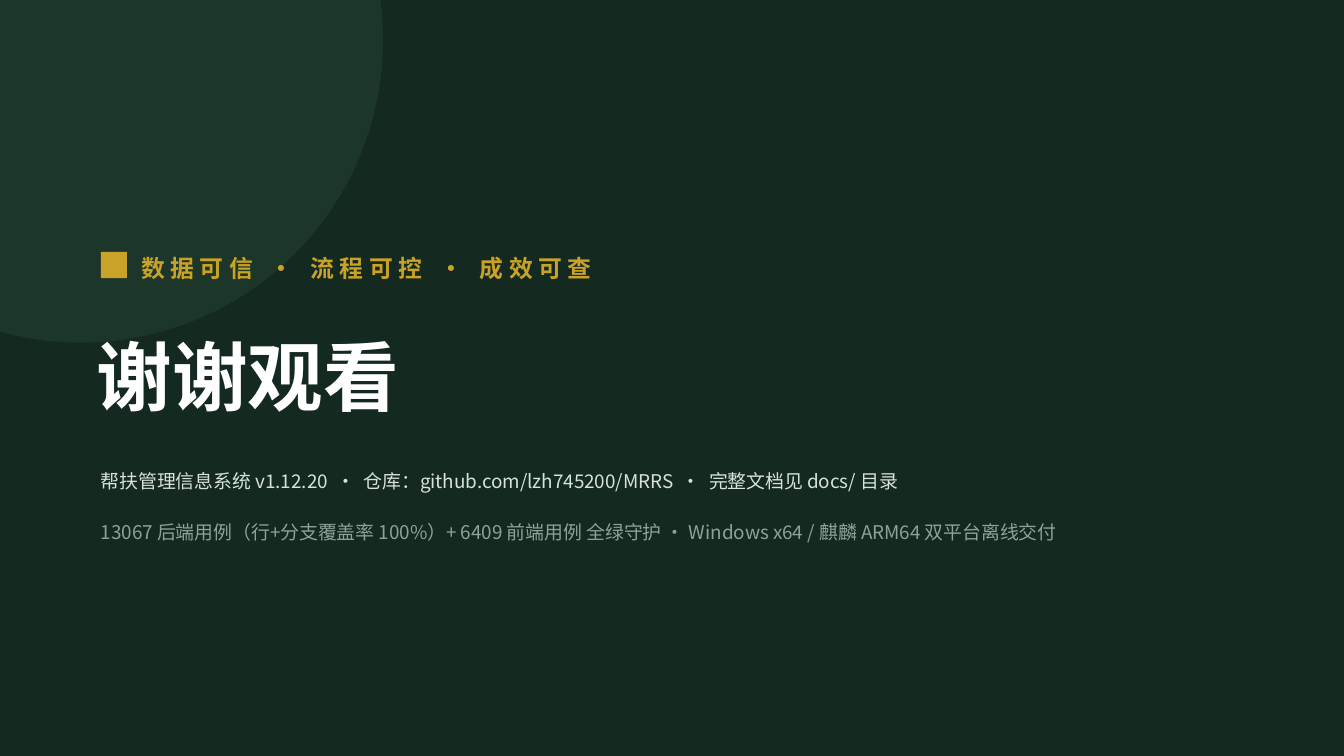
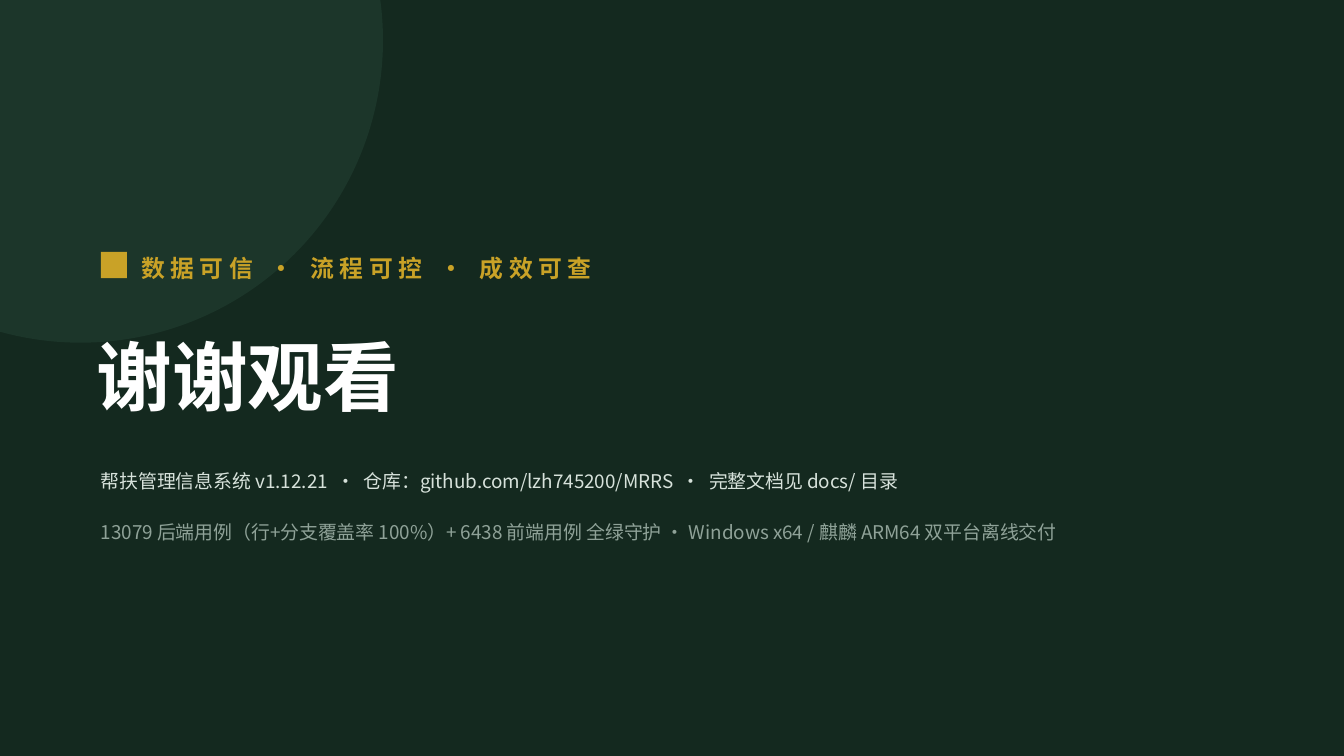
Before and after one commit to lzh745200/MRRS, a slide deck: slide 41 of docs/帮扶管理信息系统介绍.pptx. Drawn at 1344x756 pixels with LibreOffice and Linux fonts; fonts in the diff are those of the drawing. Boxes give left, top, right and bottom in pixels: in the first picture for what was removed or moved away, otherwise in the second. Text is boxed around its words. In the diff, an @@ line names an element or a change of style, - is before the commit and + after.

```diff
--- a/docs/帮扶管理信息系统介绍.pptx
+++ b/docs/帮扶管理信息系统介绍.pptx
@@ text at (101, 472, 898, 493): text changed @@
-帮扶管理信息系统 v1.12.20 · 仓库：github.com/lzh745200/MRRS · 完整文档见 docs/ 目录
+帮扶管理信息系统 v1.12.21 · 仓库：github.com/lzh745200/MRRS · 完整文档见 docs/ 目录
@@ text at (101, 523, 1057, 541): text changed @@
-13067 后端用例（行+分支覆盖率 100%）+ 6409 前端用例 全绿守护 · Windows x64 / 麒麟 ARM64 双平台离线交付
+13079 后端用例（行+分支覆盖率 100%）+ 6438 前端用例 全绿守护 · Windows x64 / 麒麟 ARM64 双平台离线交付
```
Also in this commit, not shown: 35 other slides changed, 28 other files.
